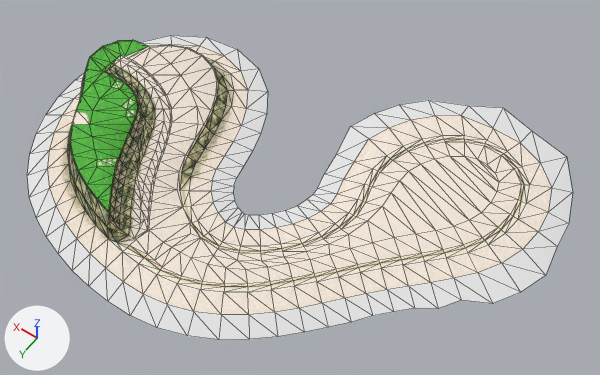
What one commit did to the OBJ model SonicGame3Dv3/res/Models/EmeraldCoast/Chunk3.obj.
Camera for both pictures: a 50 mm camera at (-264.0, 115.0, 1659.0) aimed at (495.0, -947.0, -10.0). The axes (+X, +Y, +Z) are drawn at lower left. The lights are the same throughout. Mesh edges are drawn as thin lines. Where no turn or scale is listed for an object, it has been applied to the vertices.

Objects in the first picture: 'Chunk3'.
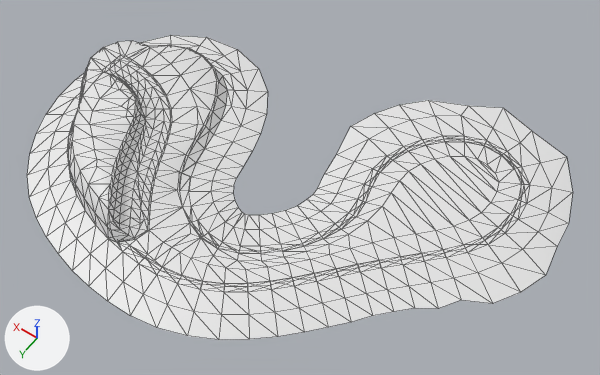
Diff of the bpy script that builds the scene:
```diff
--- a/SonicGame3Dv3/res/Models/EmeraldCoast/Chunk3.obj.py
+++ b/SonicGame3Dv3/res/Models/EmeraldCoast/Chunk3.obj.py
@@ me_chunk3 @@
 # used by ob_chunk3; location = (0.0, 0.0, 0.0)
-me_chunk3.from_pydata(...)  # 643 vertices, 1193 faces; spans x -126.0..1249.0, y -1511.0..-424.0, z -24.0..90.0
-me_chunk3.materials.append(mat_material_bc8818_001)  # picture img_m128_cos005_png
-me_chunk3.materials.append(mat_material_bbe9e0_002)  # picture img_m64_cos011_png
-me_chunk3.materials.append(mat_material_b9567c_001)  # white #e7e7e7
-me_chunk3.materials.append(mat_material_ba6c24_002)  # picture img_m64_cos022_png
+me_chunk3.from_pydata(...)  # 688 vertices, 1257 faces; spans x -126.0..1249.0, y -1511.0..-424.0, z -24.0..89.0
+# me_chunk3 part 1: 18 vertices moved from x 563.0..1035.0, y -899.0..-564.0, z 1.0..90.0 to x 563.0..1035.0, y -897.0..-567.0, z 1.0..89.0; 29 vertices removed from x 772.0..1184.0, y -1046.0..-565.0, z 74.0..87.0; 74 vertices added at x 20.0..1194.0, y -1336.0..-536.0, z -9.0..87.0
+# me_chunk3 part 2: 15 faces spanning x 787.0..1089.0, y -906.0..-586.0, z 83.0..89.0 switch from mat_material_b6198c_001 (picture img_m64_cos015_png) to no material
+# me_chunk3 part 3: 253 faces spanning x -58.0..1114.0, y -1414.0..-479.0, z -9.0..76.0 switch from mat_material_b030f8_001 (picture img_m128_cos020_png) to no material
+# me_chunk3 part 4: 7 faces spanning x 1085.0..1126.0, y -1054.0..-943.0, z 71.0..79.0 switch from mat_material_ba6c10_001 (picture img_m64_cos013_png) to no material
+# me_chunk3 part 5: 27 faces spanning x 804.0..1124.0, y -950.0..-605.0, z 78.0..89.0 switch from mat_material_bc3b30_002 (picture img_m64_cos012_png) to no material
+# me_chunk3 part 6: 30 faces spanning x 712.0..1091.0, y -966.0..-548.0, z 0.0..74.0 switch from mat_material_ba7eb8_002 (picture img_m128_cos002_png) to no material
+# me_chunk3 part 7: 18 faces spanning x 740.0..1114.0, y -966.0..-610.0, z 20.0..76.0 switch from mat_material_ba55ac_001 (picture img_m128_cos003_png) to no material
+# me_chunk3 part 8: 91 faces spanning x -3.0..752.0, y -1358.0..-534.0, z -2.0..6.0 switch from mat_material_b06da4_001 (picture img_m128_cos012_png) to no material
+# me_chunk3 part 9: 28 faces spanning x 842.0..1110.0, y -900.0..-648.0, z 85.0..89.0 switch from mat_material_bc3b08_001 (picture img_m128_cos008_png) to no material
+# me_chunk3 part 10: 50 faces spanning x 690.0..1194.0, y -1213.0..-503.0, z -9.0..-2.0 switch from mat_material_b030d0_001 (picture img_m128_cos035_png) to no material
+# me_chunk3 part 11: 12 faces spanning x 778.0..1059.0, y -1135.0..-844.0, z 15.0..65.0 switch from mat_material_ba6bd4_002 (picture img_m64_cos018_png) to no material
+# me_chunk3 part 12: 8 faces spanning x 803.0..1097.0, y -1121.0..-946.0, z 22.0..72.0 switch from mat_material_ba6bfc_002 (picture img_m64_cos017_png) to no material
+# me_chunk3 part 13: 195 faces spanning x 728.0..1206.0, y -1157.0..-545.0, z -13.0..87.0 switch from mat_material_baf334_002 (picture img_m256_cos003_png) to no material
+# me_chunk3 part 14: 8 faces spanning x 857.0..1058.0, y -897.0..-648.0, z 87.0..89.0 switch from mat_material_b51718_001 (picture img_m128_cos014_png) to no material
```

What differs and where, as boxes [x1, y1, x2, y2] in the pictures (600 x 375 px; the box of a moved part takes in the faces that stretch with it):
part 1 of me_chunk3, moved or reshaped
    before: [67, 40, 202, 281]
    after: [60, 41, 521, 304]
part 2 of me_chunk3, recoloured
    before: [110, 75, 138, 204]
    after: [109, 75, 138, 204]
part 3 of me_chunk3, recoloured
    both: [106, 45, 552, 315]
part 4 of me_chunk3, recoloured
    both: [113, 46, 150, 62]
part 5 of me_chunk3, recoloured
    before: [102, 62, 138, 194]
    after: [102, 62, 138, 195]
part 6 of me_chunk3, recoloured
    both: [117, 65, 163, 242]
part 7 of me_chunk3, recoloured
    both: [120, 61, 164, 219]
part 8 of me_chunk3, recoloured
    before: [118, 136, 530, 292]
    after: [146, 225, 205, 265]
part 9 of me_chunk3, recoloured (green to white)
    both: [90, 72, 136, 174]
part 10 of me_chunk3, recoloured
    both: [48, 44, 248, 238]
part 11 of me_chunk3, recoloured
    both: [172, 45, 219, 156]
part 12 of me_chunk3, recoloured
    both: [157, 45, 219, 126]
part 13 of me_chunk3, recoloured (yellow to grey)
    both: [68, 48, 228, 242]
part 14 of me_chunk3, recoloured (green to white)
    both: [97, 81, 135, 167]
